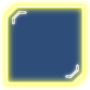
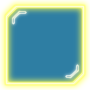
Layered file, before and after one edit (90x90). Changes by layer:
renamed "Inside Fill" to "Pasted Layer", painted on it over (7, 7, 83, 83)
